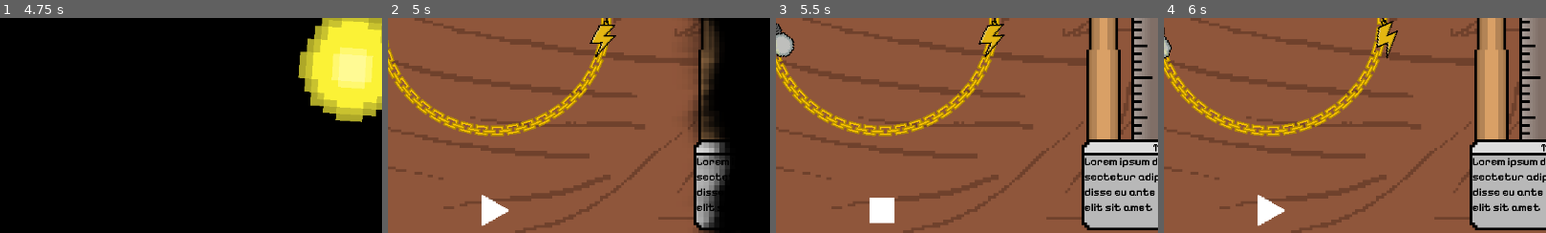
Above: before the commit, frames 1-4 (left to right).
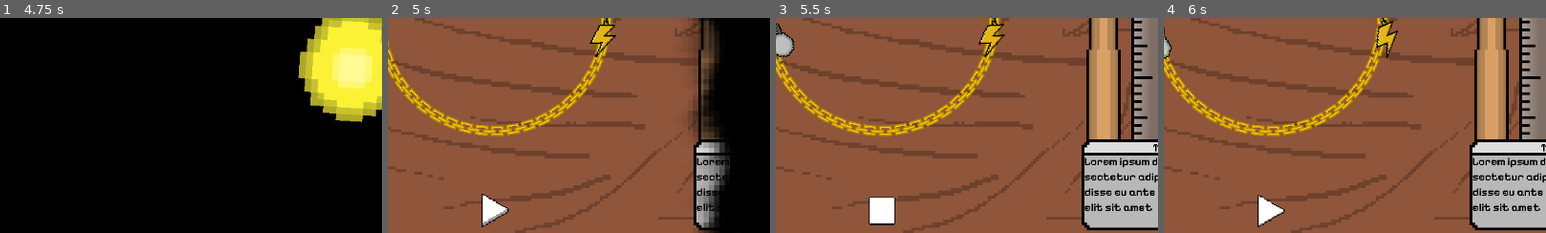
Above: after the commit, the same moments.

Repository: triangle-int/logi-charm
Game: Godot game, scene res://scenes/main_menu.tscn
Two runs of this game, one before a commit and one after it. Both use one fixed random seed, a clock stepped at 60 frames per second and the inputs below.
Inputs (mouse positions are % of the whole screen's width and height, from its top left):
- Up to frame 1 (4.75 s): click "Select Level" at 0.5 s; click "Select Level" at 1.25 s; click "00" at 2 s; click "00" at 2.75 s; click "00" at 3.5 s; click (50, 95) at 4.25 s
- Up to frame 2 (5 s): no input
- Up to frame 3 (5.5 s): click (50, 95) at 5 s
- Up to frame 4 (6 s): click (50, 95) at 5.75 s
The pictures show only the part of the screen within x 36-86%, y 50-100%; the shares and areas given below are measured in that part.

Frame 1 is identical in both runs. In frame 2, 0.2% of the frame differs, in the area x 24-32%, y 81-98%; in frame 3, 0.2%; in frame 4, 0.2%.

Commit message:
Added simulation button

Diff:
--- a/scenes/game.tscn
+++ b/scenes/game.tscn
@@ -23,13 +23,17 @@
 [ext_resource type="PackedScene" uid="uid://bdoqbc22revfl" path="res://scenes/pickable_components/not_component_pickable.tscn" id="14_1ffrp"]
 [ext_resource type="PackedScene" uid="uid://c174mm6nxtje0" path="res://scenes/pickable_components/and_component_pickable.tscn" id="14_qci3a"]
 [ext_resource type="PackedScene" uid="uid://bwml0adtupjp0" path="res://scenes/pickable_components/or_component_pickable.tscn" id="15_2w61e"]
-[ext_resource type="Texture2D" uid="uid://dei3h4ljadyx7" path="res://sprites/ui/play_button_normal.png" id="24_p3hli"]
-[ext_resource type="Texture2D" uid="uid://678xdru1vvgm" path="res://sprites/ui/stop_button.png" id="25_8q741"]
 [ext_resource type="Script" path="res://scripts/ui/toggle_simulation_button.gd" id="25_qyscn"]
+[ext_resource type="Texture2D" uid="uid://sjiry04yf2ey" path="res://sprites/ui/play_button_normal.tres" id="26_5wa0x"]
 [ext_resource type="Texture2D" uid="uid://c1yyn4mcp0ck0" path="res://sprites/ui/exit_button.png" id="27_203qk"]
+[ext_resource type="Texture2D" uid="uid://fabywtakd1j3" path="res://sprites/ui/play_button_hover.tres" id="27_wl7da"]
 [ext_resource type="Script" path="res://scripts/ui/exit_button.gd" id="28_edp51"]
+[ext_resource type="Texture2D" uid="uid://bp6nns63ae3ti" path="res://sprites/ui/stop_button_normal.tres" id="28_vfvg1"]
+[ext_resource type="Texture2D" uid="uid://dab15jyvfs8i6" path="res://sprites/ui/play_button_pressed.tres" id="28_x4hyq"]
 [ext_resource type="Texture2D" uid="uid://bql6xydoahotj" path="res://sprites/ui/tooltip_background.png" id="29_2mrb7"]
+[ext_resource type="Texture2D" uid="uid://cwimlv8to6dn4" path="res://sprites/ui/stop_button_hover.tres" id="29_3onu8"]
 [ext_resource type="FontFile" uid="uid://g3a0ildjxla8" path="res://fonts/PixelifySans-Bold.ttf" id="30_6gxwk"]
+[ext_resource type="Texture2D" uid="uid://dtdsq3g1undcd" path="res://sprites/ui/stop_button_pressed.tres" id="30_oj1ie"]
 [ext_resource type="FontFile" uid="uid://bykwdchltiw6v" path="res://fonts/PixelifySans-Regular.ttf" id="31_rgsqy"]
 
 [sub_resource type="LabelSettings" id="LabelSettings_ulxts"]
@@ -148,8 +152,12 @@
 grow_vertical = 0
 stretch_mode = 0
 script = ExtResource("25_qyscn")
-disabled_texture = ExtResource("24_p3hli")
-enabled_texture = ExtResource("25_8q741")
+disabled_texture_normal = ExtResource("26_5wa0x")
+disabled_texture_hover = ExtResource("27_wl7da")
+disabled_texture_pressed = ExtResource("28_x4hyq")
+enabled_texture_normal = ExtResource("28_vfvg1")
+enabled_texture_hover = ExtResource("29_3onu8")
+enabled_texture_pressed = ExtResource("30_oj1ie")
 
 [node name="ExitButton" type="TextureButton" parent="UI"]
 texture_filter = 1
--- a/scripts/ui/toggle_simulation_button.gd
+++ b/scripts/ui/toggle_simulation_button.gd
@@ -1,7 +1,11 @@
 extends TextureButton
 
-@export var disabled_texture: Texture2D
-@export var enabled_texture: Texture2D
+@export var disabled_texture_normal: Texture2D
+@export var disabled_texture_hover: Texture2D
+@export var disabled_texture_pressed: Texture2D
+@export var enabled_texture_normal: Texture2D
+@export var enabled_texture_hover: Texture2D
+@export var enabled_texture_pressed: Texture2D
 
 var enabled: bool
 
@@ -30,8 +34,6 @@
 		ComponentsSignals.stop_simulation()
 
 func update_texture():
-	var texture = enabled_texture if enabled else disabled_texture
-	texture_normal = texture
-	texture_pressed = texture
-	texture_hover = texture
-	texture_disabled = texture
+	texture_normal = enabled_texture_normal if enabled else disabled_texture_normal
+	texture_pressed = enabled_texture_pressed if enabled else disabled_texture_pressed
+	texture_hover = enabled_texture_hover if enabled else disabled_texture_hover
--- /dev/null
+++ b/sprites/ui/play_button_hover.tres
@@ -0,0 +1,7 @@
+[gd_resource type="AtlasTexture" load_steps=2 format=3 uid="uid://fabywtakd1j3"]
+
+[ext_resource type="Texture2D" uid="uid://c51q15spmn4ar" path="res://sprites/ui/play_button.png" id="1_3emta"]
+
+[resource]
+atlas = ExtResource("1_3emta")
+region = Rect2(32, 0, 32, 32)
--- /dev/null
+++ b/sprites/ui/play_button_normal.tres
@@ -0,0 +1,7 @@
+[gd_resource type="AtlasTexture" load_steps=2 format=3 uid="uid://sjiry04yf2ey"]
+
+[ext_resource type="Texture2D" uid="uid://c51q15spmn4ar" path="res://sprites/ui/play_button.png" id="1_ia0qp"]
+
+[resource]
+atlas = ExtResource("1_ia0qp")
+region = Rect2(0, 0, 32, 32)
--- /dev/null
+++ b/sprites/ui/play_button_pressed.tres
@@ -0,0 +1,7 @@
+[gd_resource type="AtlasTexture" load_steps=2 format=3 uid="uid://dab15jyvfs8i6"]
+
+[ext_resource type="Texture2D" uid="uid://c51q15spmn4ar" path="res://sprites/ui/play_button.png" id="1_y2451"]
+
+[resource]
+atlas = ExtResource("1_y2451")
+region = Rect2(64, 0, 32, 32)
--- /dev/null
+++ b/sprites/ui/stop_button_hover.tres
@@ -0,0 +1,7 @@
+[gd_resource type="AtlasTexture" load_steps=2 format=3 uid="uid://cwimlv8to6dn4"]
+
+[ext_resource type="Texture2D" uid="uid://678xdru1vvgm" path="res://sprites/ui/stop_button.png" id="1_d27wb"]
+
+[resource]
+atlas = ExtResource("1_d27wb")
+region = Rect2(32, 0, 32, 32)
--- /dev/null
+++ b/sprites/ui/stop_button_normal.tres
@@ -0,0 +1,7 @@
+[gd_resource type="AtlasTexture" load_steps=2 format=3 uid="uid://bp6nns63ae3ti"]
+
+[ext_resource type="Texture2D" uid="uid://678xdru1vvgm" path="res://sprites/ui/stop_button.png" id="1_g1ehj"]
+
+[resource]
+atlas = ExtResource("1_g1ehj")
+region = Rect2(0, 0, 32, 32)
--- /dev/null
+++ b/sprites/ui/stop_button_pressed.tres
@@ -0,0 +1,7 @@
+[gd_resource type="AtlasTexture" load_steps=2 format=3 uid="uid://dtdsq3g1undcd"]
+
+[ext_resource type="Texture2D" uid="uid://678xdru1vvgm" path="res://sprites/ui/stop_button.png" id="1_tteif"]
+
+[resource]
+atlas = ExtResource("1_tteif")
+region = Rect2(64, 0, 32, 32)
Not shown: 1 places in scenes/game.tscn that only renumber resources
Binary file changed: sprites/ui/play_button.aseprite
Binary file added: sprites/ui/play_button.png
Not shown, changed: sprites/ui/play_button.png.import
Binary file removed: sprites/ui/play_button_normal.png
Binary file changed: sprites/ui/stop_button.aseprite
Binary file changed: sprites/ui/stop_button.png
